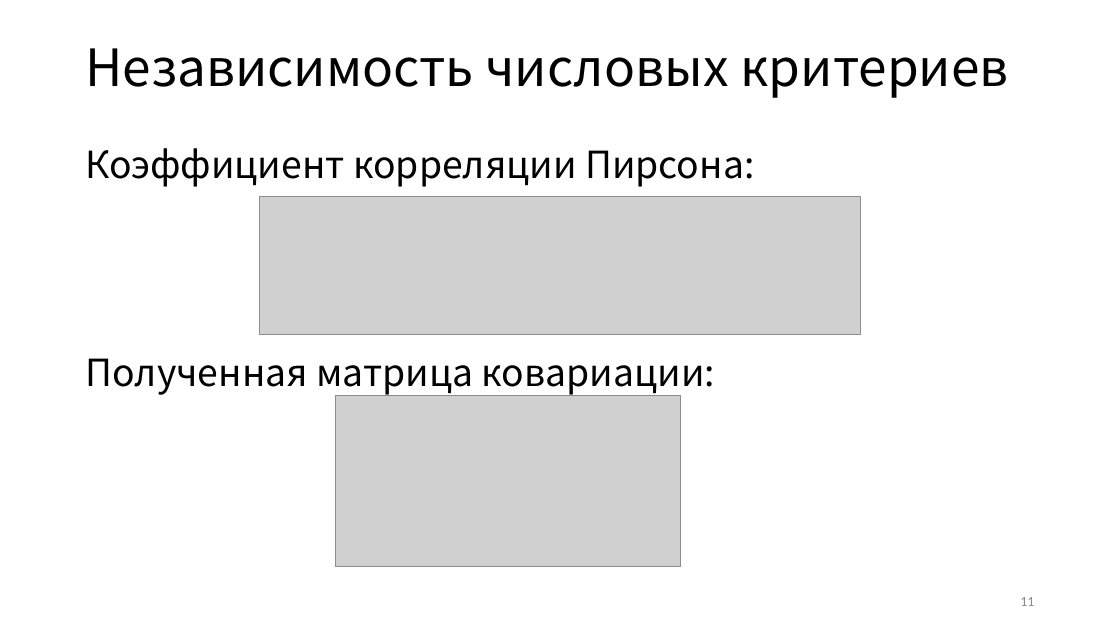
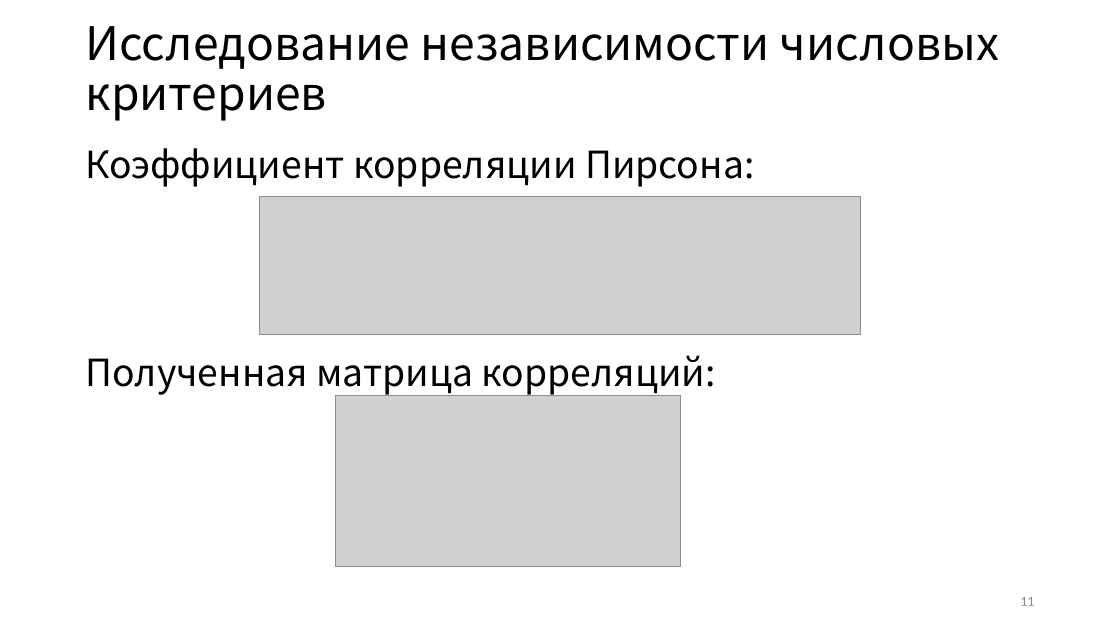
Before and after one commit to OSLL/sw-auto, a slide deck: slide 11 of paper_work/paper_autumn2018/pps2019/Blees slides v1.pptx. Drawn at 1120x630 pixels with LibreOffice and Linux fonts; fonts in the diff are those of the drawing; grey boxes stand for pictures. Boxes give left, top, right and bottom in pixels: in the first picture for what was removed or moved away, otherwise in the second. Text is boxed around its words. In the diff, an @@ line names an element or a change of style, - is before the commit and + after.

```diff
--- a/paper_work/paper_autumn2018/pps2019/Blees slides v1.pptx
+++ b/paper_work/paper_autumn2018/pps2019/Blees slides v1.pptx
@@ title at bbox=[85, 26, 999, 121]: text changed; size 44 to 39.6 pt @@
-Независимость числовых критериев
+Исследование независимости числовых критериев
@@ text at bbox=[85, 355, 716, 396]: text changed @@
-Полученная матрица ковариации:
+Полученная матрица корреляций:
```
Also in this commit, not shown: 6 other slides changed, 5 other files.
